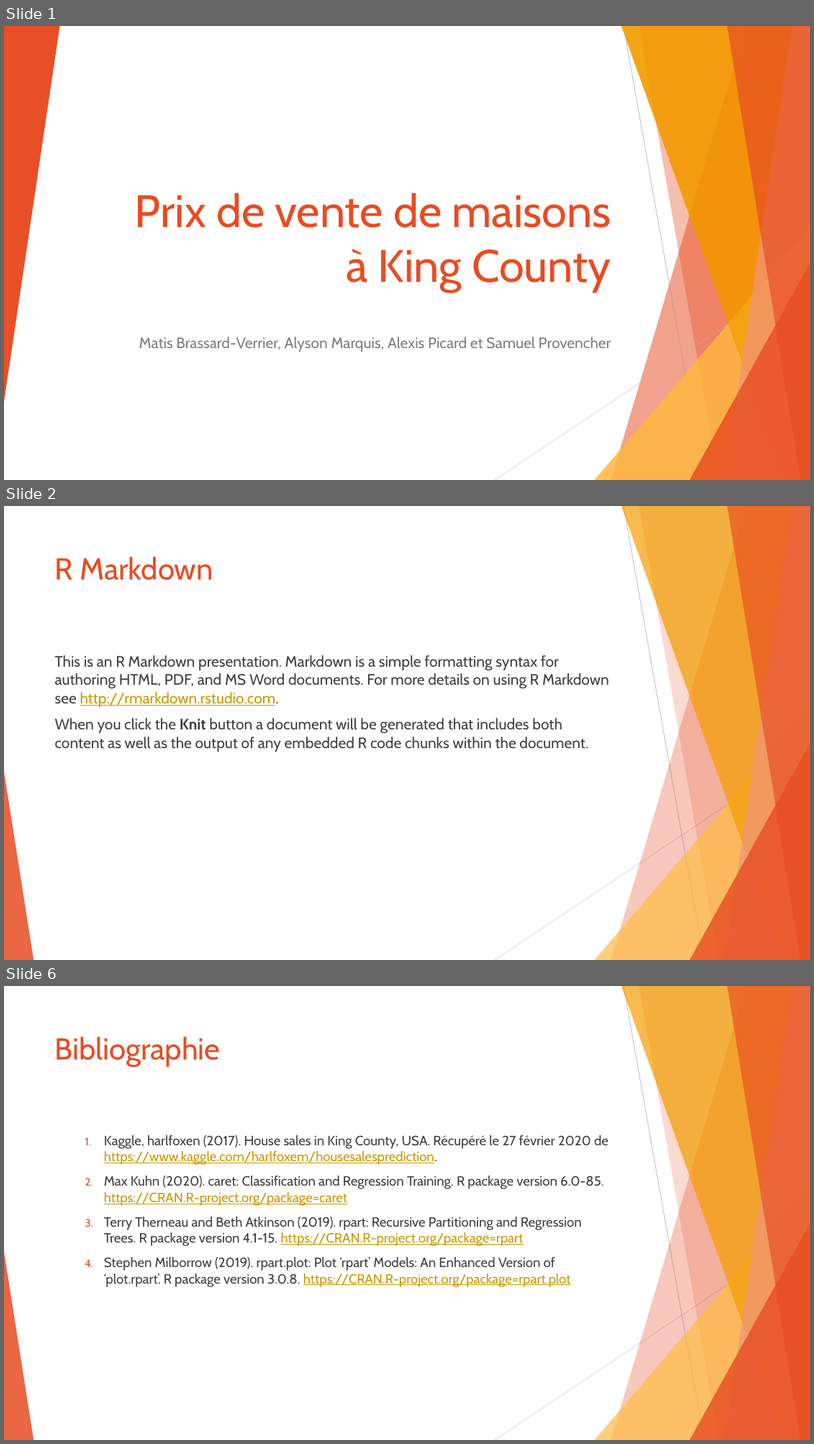
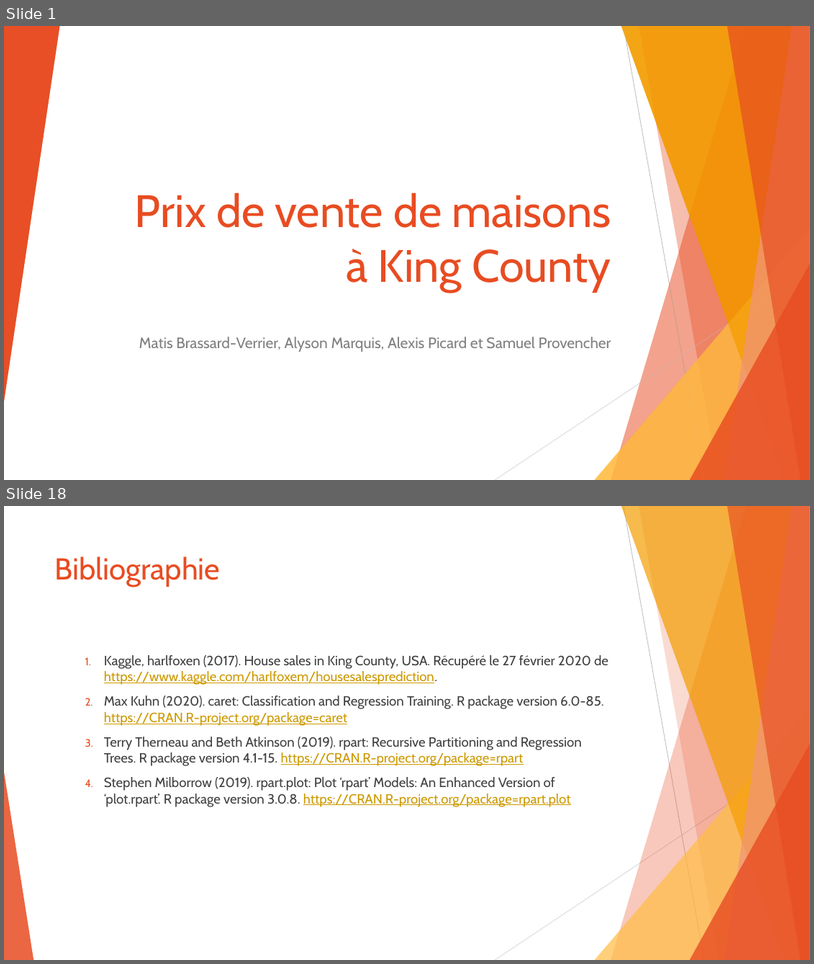
Before and after one commit to SamuelProvencher/TP-Apprentissage, a slide deck: PP.pptx. Shown one above the other, each under a label of ours: slides 1, 2 and 6 before the commit, slides 1 and 18 after it; the slides between them are not shown. The pictures are 814x1444 and 814x964 pixels, drawn with LibreOffice and Linux fonts; fonts in the diff are those of the drawing. Boxes give left, top, right and bottom in pixels: in the first picture for what was removed or moved away, otherwise in the second. Text is boxed around its words. In the diff, an @@ line names an element or a change of style, - is before the commit and + after.

```diff
--- a/PP.pptx
+++ b/PP.pptx
@@ slide 2 removed at (4, 506, 810, 960), background #FFFFFF; not listed: 10 template elements that a slide beside it also shows @@
@@ title removed at (55, 556, 214, 580) @@
-R Markdown
@@ text removed at (55, 655, 610, 752) @@
-This is an R Markdown presentation. Markdown is a simple formatting syntax for authoring HTML, PDF, and MS Word documents. For more details on using R Markdown see http://rmarkdown.rstudio.com.
-When you click the Knit button a document will be generated that includes both content as well as the output of any embedded R code chunks within the document.
@@ what was slide 6 is now slide 18 @@
```
Also in this commit, not shown: 16 slides added, 3 other slides removed, 1 other file.
